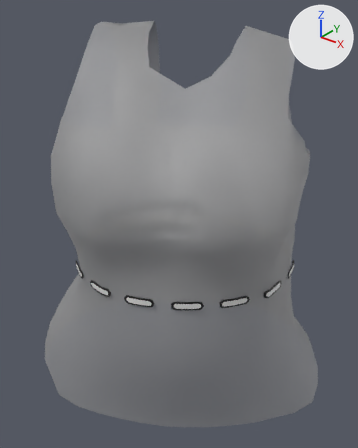
Two versions of the FBX model Assets/_GameFolder/Models/NewClothes/Sweater/NewSweaterReferance.fbx, one commit apart.
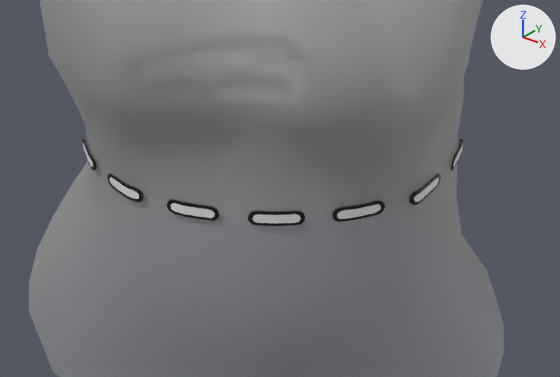
There are two pictures of each version: one whole from a 50 mm lens placed at (0.0787, -0.0976, 0.1783), pointed at (-0.0001, 0.0009, 0.1173), one close up on the part from 8% to 98% of the width and 40% to 89% of the height. Every picture has the same lights, and +X, +Y and +Z are marked at upper right. Where no turn or scale is listed for an object, it has been applied to the vertices. Vertices at the same position are counted once.

Names of what the first close-up shows: 'PantLine.001', 'Sweater'.
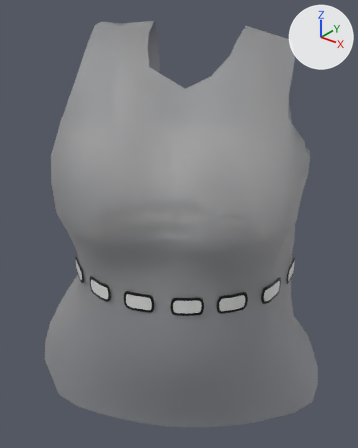
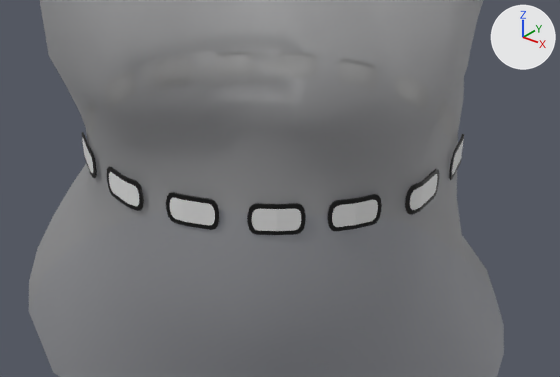
Boxes [x1, y1, x2, y2] around the edits, measured in the close-ups (560 x 377 px; the box of a moved part takes in the faces that stretch with it):
'PantLine.001', reshaped (18% taller)
    before: [82, 139, 463, 226]
    after: [82, 132, 464, 235]
part 1 of me_plane_062, rebuilt (106% taller)
    before: [248, 211, 305, 226]
    after: [247, 203, 306, 235]
part 2 of me_plane_062, rebuilt (7% wider, 47% taller)
    before: [82, 139, 96, 170]
    after: [82, 132, 97, 178]
part 3 of me_plane_062, rebuilt (50% taller)
    before: [107, 173, 144, 202]
    after: [107, 167, 144, 211]
part 4 of me_plane_062, rebuilt (73% taller)
    before: [332, 201, 385, 222]
    after: [327, 194, 382, 231]
part 5 of me_plane_062, rebuilt (70% taller)
    before: [167, 199, 219, 221]
    after: [166, 192, 219, 230]
part 6 of me_plane_062, rebuilt (6% wider, 47% taller)
    before: [409, 174, 441, 205]
    after: [405, 169, 439, 215]
part 7 of me_plane_062, moved or reshaped
    before: [451, 139, 463, 170]
    after: [449, 134, 464, 180]

The change, as a list of edits to the scene's bpy script:
```text
Change me_plane_062:
    used by ob_pantline_001; location = (0.0, 0.0, 0.0)
    remove me_plane_062.from_pydata(...)  # 1320 vertices, 1170 faces; spans x -0.0234..0.0337, y -0.031..0.0225, z 0.1103..0.1132
    add me_plane_062.from_pydata(...)  # 1320 vertices, 1170 faces; spans x -0.0235..0.0337, y -0.031..0.0225, z 0.1088..0.1144
    me_plane_062 part 1: the loose piece of 88 vertices spanning x 0.0186..0.0245, y -0.0255..-0.0206, z 0.111..0.1132 is rebuilt with 88 vertices and now spans x 0.0185..0.0245, y -0.0255..-0.0205, z 0.1095..0.1144
    me_plane_062 part 2: the loose piece of 88 vertices spanning x -0.0137..-0.0069, y -0.0292..-0.0256, z 0.1108..0.113 is rebuilt with 88 vertices and now spans x -0.0139..-0.007, y -0.0292..-0.0254, z 0.1093..0.1141
    me_plane_062 part 3: the loose piece of 88 vertices spanning x -0.0032..0.0043, y -0.031..-0.03, z 0.1109..0.1131 is rebuilt with 88 vertices and now spans x -0.0034..0.0043, y -0.031..-0.03, z 0.1094..0.1143
    me_plane_062 part 4: the loose piece of 88 vertices spanning x 0.0268..0.0312, y -0.018..-0.0117, z 0.1109..0.1131 is rebuilt with 88 vertices and now spans x 0.0264..0.0309, y -0.0185..-0.0122, z 0.1095..0.1143
    me_plane_062 part 5: the loose piece of 88 vertices spanning x 0.0081..0.0152, y -0.0299..-0.0271, z 0.111..0.1132 is rebuilt with 88 vertices and now spans x 0.008..0.0152, y -0.0299..-0.0271, z 0.1095..0.1144
    me_plane_062 part 6: the loose piece of 88 vertices spanning x 0.0328..0.0337, y -0.0083..-0.0009, z 0.1109..0.1131 is rebuilt with 88 vertices and now spans x 0.0326..0.0337, y -0.0089..-0.0013, z 0.1094..0.1142
    me_plane_062 part 7: 172 vertices removed from x 0.0229..0.0335, y 0.003..0.0183, z 0.1106..0.113; 172 vertices added at x 0.0232..0.0336, y 0.0025..0.0181, z 0.1092..0.1142
```
